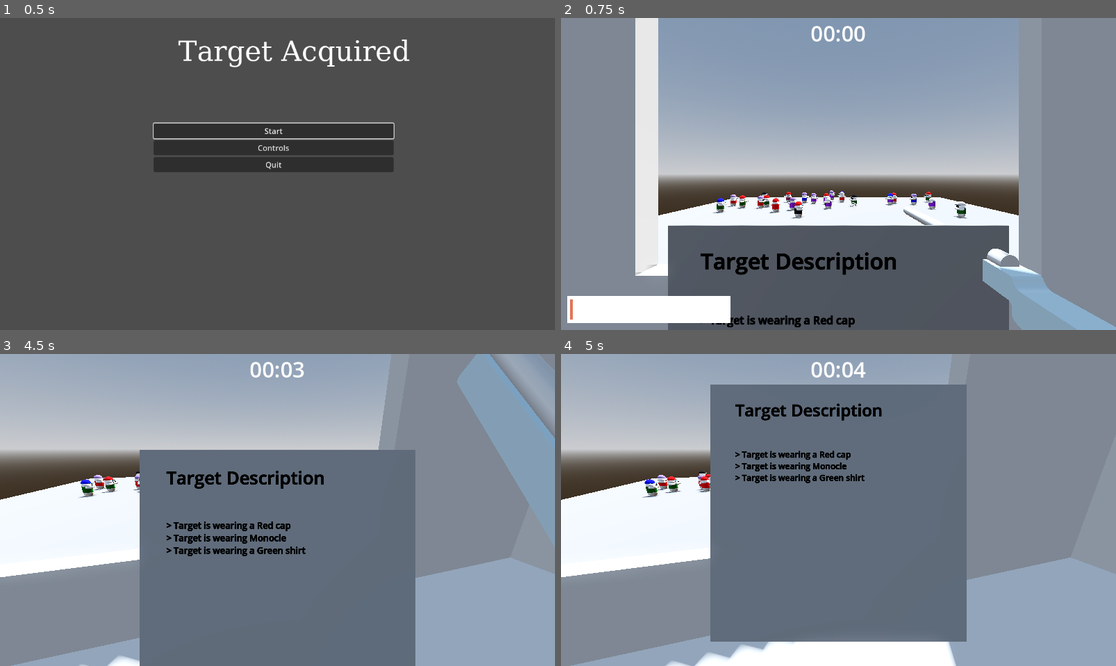
Above: before the commit, frames 1-4 (two rows, left to right).
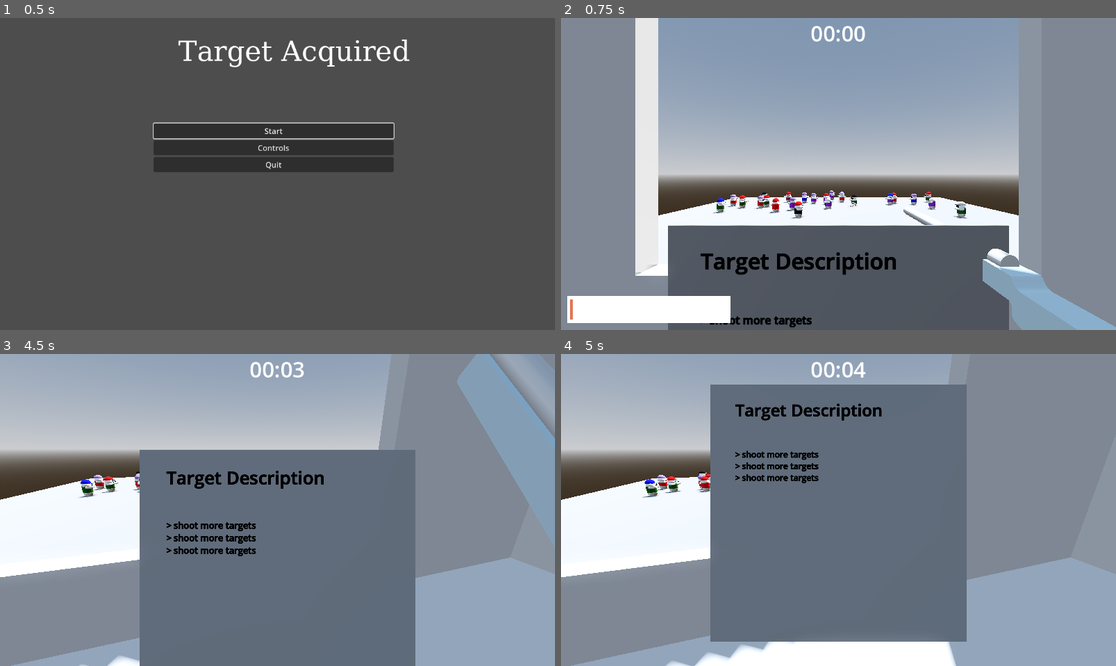
Above: after the commit, the same moments.

Repository: DataRange/game-jam-prep
Game: Godot game, scene res://Scenes/main_menu.tscn
Same seed, same stepped clock (60 frames per second), same inputs: the game is played once before the commit and once after it.
Inputs (mouse positions are in pixels of both pictures, inside the frame that each line leads up to):
- Up to frame 1 (0.5 s): no input
- Up to frame 2 (0.75 s): click "Start" at 0.5 s
- Up to frame 3 (4.5 s): move the mouse to (305, 510) at 1.27 s; press the mouse at (305, 510) at 1.28 s; move the mouse to (249, 510) at 2.02 s; release the mouse at (249, 510) at 2.03 s; tap Tab (open_guide) at 2.1 s; move the mouse to (288, 503) at 2.77 s; hold Right mouse button (right_click) 2.78-3.53 s; move the mouse to (271, 516) at 3.52 s; click (271, 516) at 3.6 s; move the mouse to (316, 513) at 4.27 s; hold Tab (open_guide) from 4.28 s (still down)
- Up to frame 4 (5 s): keep holding Tab (open_guide)

Frame 1 is identical in both runs. In frame 2, 0.3% of the frame differs, in the area x 26-53%, y 95-100%; in frame 3, 0.8%, in the area x 31-56%, y 53-65%; in frame 4, 0.7%.

Commit message:
clues locked by targets

Diff:
--- a/Prefabs/targets.tscn
+++ b/Prefabs/targets.tscn
@@ -1,7 +1,8 @@
-[gd_scene load_steps=10 format=3 uid="uid://cx5dtlbl1bn1s"]
+[gd_scene load_steps=11 format=3 uid="uid://cx5dtlbl1bn1s"]
 
 [ext_resource type="Script" uid="uid://bae35xje4l05m" path="res://Scripts/targets.gd" id="1_ppp0u"]
 [ext_resource type="PackedScene" uid="uid://dqmr65atxg3v0" path="res://Raw Models/target.gltf" id="2_ndxbx"]
+[ext_resource type="AudioStream" uid="uid://gumt2iyx0a0j" path="res://Music/SFX/320901__suzenako__ding4.wav" id="3_mmrnu"]
 
 [sub_resource type="CylinderShape3D" id="CylinderShape3D_ppp0u"]
 height = 0.308716
@@ -84,6 +85,10 @@
 billboard = 1
 texture = SubResource("ViewportTexture_ndxbx")
 
+[node name="Ding" type="AudioStreamPlayer" parent="."]
+stream = ExtResource("3_mmrnu")
+volume_db = -2.63
+
 [connection signal="area_entered" from="." to="." method="_on_area_entered"]
 [connection signal="finished" from="Death Particles" to="." method="_on_death_particles_finished"]
 [connection signal="timeout" from="Timer" to="." method="_on_timer_timeout"]
--- a/Scenes/world.tscn
+++ b/Scenes/world.tscn
@@ -48,3 +48,5 @@
 
 [node name="Root" parent="Assasin Safehouse" instance=ExtResource("3_5a7ea")]
 transform = Transform3D(-4.37114e-08, 0, -1, 0, 1, 0, 1, 0, -4.37114e-08, 0, -1, 2.5)
+
+[connection signal="target_shot" from="." to="Player" method="_on_world_target_shot"]
--- a/Scripts/player.gd
+++ b/Scripts/player.gd
@@ -28,6 +28,9 @@
 
 var cameraFOVStow = 75
 var cameraFOVAim = 20
+
+var targets_shot: int = 0
+var info_level: int = 0
 
 @export var time: int = 0
 
@@ -60,19 +63,26 @@
 		capLabel = "Target is not wearing a cap"
 	else:
 		capLabel = "Target is wearing a " + world.targetCharacter.capSpecs[world.targetCharacter.cap] + " cap"
-
-	guideLabel.text = "> " + capLabel
+	if info_level >=1:
+		guideLabel.text = "> " + capLabel
+	else:
+		guideLabel.text = "> " + "shoot more targets"
 
 	var eyeWearLabel: String = ""
 	if world.targetCharacter.eyeWear >= len(world.targetCharacter.eyeWearSpecs):
 		eyeWearLabel = "Target has perfect vision"
 	else:
 		eyeWearLabel = "Target is wearing " + world.targetCharacter.eyeWearSpecs[world.targetCharacter.eyeWear]
-
-	guideLabel.text += "\n> " + eyeWearLabel
+	if info_level >=2:
+		guideLabel.text += "\n> " + eyeWearLabel
+	else:
+		guideLabel.text += "\n> " + "shoot more targets"
 
 	var shirtLabel: String = "Target is wearing a " + world.targetCharacter.shirtColorSpecs[world.targetCharacter.shirtColor] + " shirt"
-	guideLabel.text += "\n> " + shirtLabel
+	if info_level >=3:
+		guideLabel.text += "\n> " + shirtLabel
+	else:
+		guideLabel.text += "\n> " + "shoot more targets"
 
 func _input(event):
 	if event.is_action("exit"):
@@ -99,6 +109,7 @@
 		camera.rotation.x = clamp(camera.rotation.x, deg_to_rad(-40), deg_to_rad(60))
 
 func _process(delta: float) -> void:
+	createReport()
 
 	if checkingGuide: Zoomed = false
 
@@ -122,3 +133,18 @@
 
 func _on_timer_display_time_update() -> void:
 	time = $"CanvasLayer/Timer Display".total_time_in_secs
+
+
+func _on_world_target_shot() -> void:
+	targets_shot += 1
+	if targets_shot > 2:
+		info_level = 1
+		if targets_shot > 4:
+			info_level = 2
+			if targets_shot > 7:
+				info_level = 3
+				if targets_shot > 10:
+					info_level = 4
+	createReport()
+	print("info level = ",info_level)
+	print("targets shot = ",targets_shot)
--- a/Scripts/targets.gd
+++ b/Scripts/targets.gd
@@ -22,6 +22,7 @@
 
 func _on_area_entered(area: Area3D) -> void:
 	if area.is_in_group("bullet") and !dead:
+		$Ding.play()
 		dead = true
 		emit_signal("died")
 		timer.stop()
--- a/Scripts/world.gd
+++ b/Scripts/world.gd
@@ -5,9 +5,10 @@
 @onready var targetResource: Resource = preload("res://Prefabs/targets.tscn")
 @onready var player = $Player
 
+signal target_shot
+
 var target_delay: int = 10
 var target_spawn_time: int = 0
-
 var targetCharacter
 
 func _ready() -> void:
@@ -42,8 +43,7 @@
 		add_child(newTarget)
 
 func targetShot():
-	print("shot")
-	pass
+	emit_signal("target_shot")
 
 func _process(delta: float) -> void:
 	targetSpawner()
Not shown, added: Music/SFX/320901__suzenako__ding4.wav.import
Not shown, added: Music/SFX/320901__suzenako__ding4.wav
